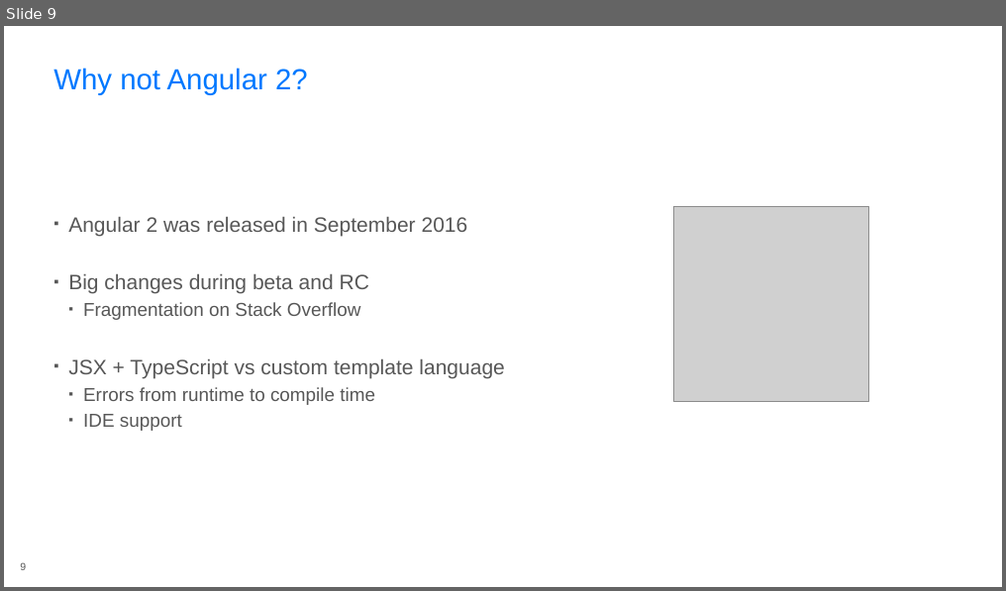
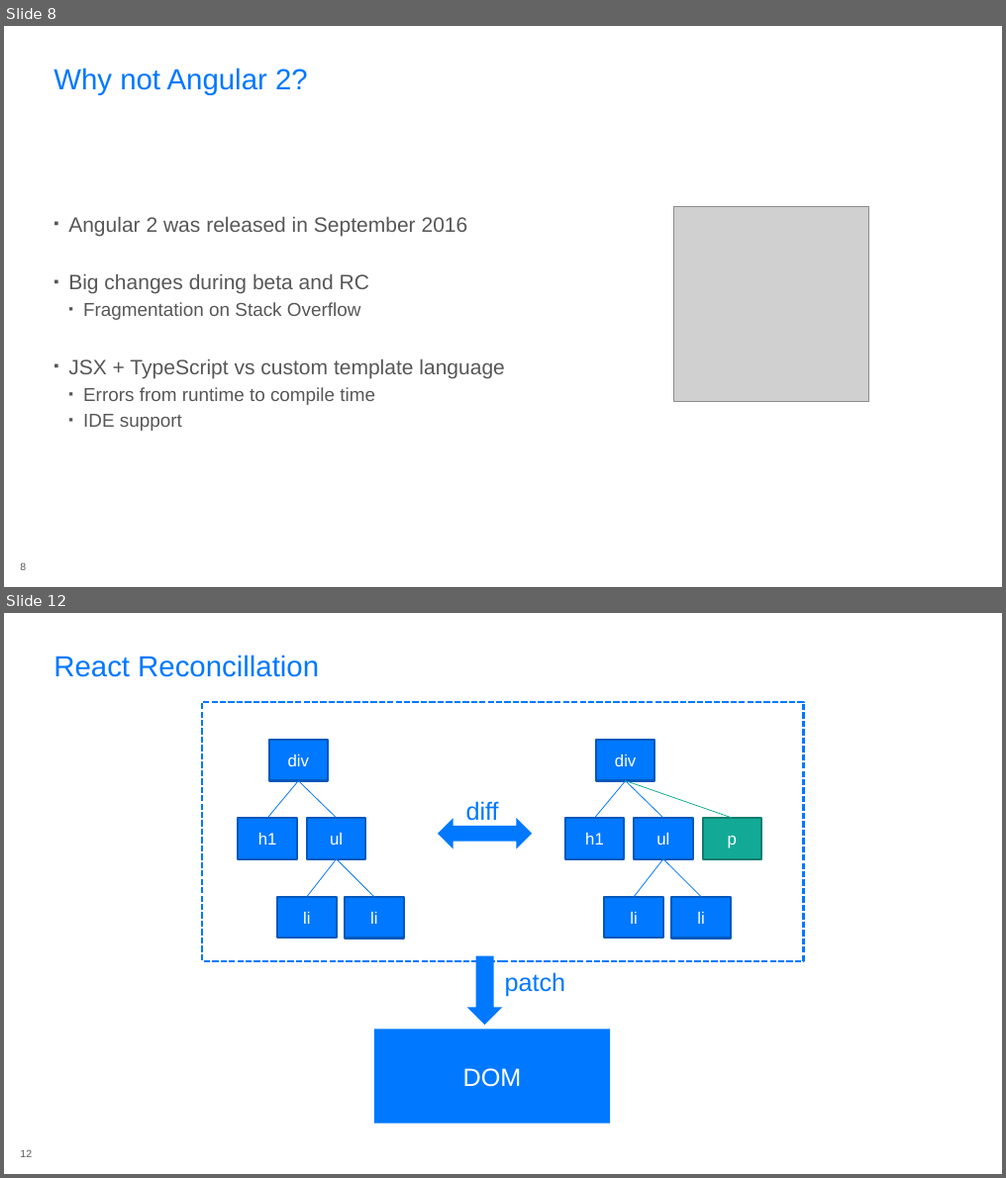
Before and after one commit to rasmuskl/react-webpack-typescript, a slide deck: _notes/Presentation.pptx. Shown one above the other, each under a label of ours: slide 9 before the commit, slides 8 and 12 after it; the slides between them are not shown. The pictures are 1006x591 and 1006x1178 pixels, drawn with LibreOffice and Linux fonts; fonts in the diff are those of the drawing; grey boxes stand for pictures; background and template pictures are left out. Boxes give left, top, right and bottom in pixels: in the first picture for what was removed or moved away, otherwise in the second. Text is boxed around its words. In the diff, an @@ line names an element or a change of style, - is before the commit and + after.

Commit message:
Added React lifecycle and reconcillation slides.

```diff
--- a/_notes/Presentation.pptx
+++ b/_notes/Presentation.pptx
@@ slide 12 added at (4, 613, 1002, 1174), background #FFFFFF @@
@@ title added at (54, 655, 319, 677), 28 pt, text #0078FF @@
+React Reconcillation
@@ rectangle added at (202, 702, 804, 961), fill #FFFFFF, outline #0078FF 2 pt dashed @@
@@ rectangle added at (269, 740, 328, 780), fill #0078FF, outline #0059BD 2 pt, 16 pt, text #FFFFFF @@
+div
@@ rectangle added at (596, 740, 655, 780), fill #0078FF, outline #0059BD 2 pt, 16 pt, text #FFFFFF @@
+div
@@ line added from (298, 780) to (267, 818), #0075F9 0.75 pt @@
@@ line added from (298, 780) to (337, 818), #0075F9 0.75 pt @@
@@ line added from (626, 780) to (595, 818), #0075F9 0.75 pt @@
@@ line added from (626, 780) to (663, 818), #0075F9 0.75 pt @@
@@ line added from (626, 780) to (733, 818), #0EAA95 0.75 pt @@
@@ rectangle added at (239, 818, 297, 860), fill #0078FF, outline #0059BD 2 pt, 16 pt, text #FFFFFF @@
+h1
@@ rectangle added at (307, 818, 366, 860), fill #0078FF, outline #0059BD 2 pt, 16 pt, text #FFFFFF @@
+ul
@@ left right arrow added at (438, 818, 532, 850), fill #0078FF @@
@@ text added at (466, 801, 499, 821), 24 pt, text #0078FF @@
+diff
@@ rectangle added at (565, 818, 625, 860), fill #0078FF, outline #0059BD 2 pt, 16 pt, text #FFFFFF @@
+h1
@@ rectangle added at (635, 818, 693, 860), fill #0078FF, outline #0059BD 2 pt, 16 pt, text #FFFFFF @@
+ul
@@ rectangle added at (703, 818, 761, 860), fill #12AA96, outline #0D7E6F 2 pt, 16 pt, text #FFFFFF @@
+p
@@ line added from (337, 860) to (307, 897), #0075F9 0.75 pt @@
@@ line added from (337, 860) to (374, 897), #0075F9 0.75 pt @@
@@ line added from (663, 860) to (635, 897), #0075F9 0.75 pt @@
@@ line added from (663, 860) to (702, 897), #0075F9 0.75 pt @@
@@ rectangle added at (277, 897, 337, 938), fill #0078FF, outline #0059BD 2 pt, 16 pt, text #FFFFFF @@
+li
@@ rectangle added at (345, 897, 404, 938), fill #0078FF, outline #0059BD 2 pt, 16 pt, text #FFFFFF @@
+li
@@ rectangle added at (604, 897, 663, 938), fill #0078FF, outline #0059BD 2 pt, 16 pt, text #FFFFFF @@
+li
@@ rectangle added at (672, 897, 731, 938), fill #0078FF, outline #0059BD 2 pt, 16 pt, text #FFFFFF @@
+li
@@ down arrow added at (467, 957, 503, 1026), fill #0078FF @@
@@ text added at (505, 972, 566, 997), 24 pt, text #0078FF @@
+patch
@@ rectangle added at (374, 1029, 611, 1124), fill #0078FF, 24 pt, text #FFFFFF @@
+DOM
@@ page number added at (20, 1150, 32, 1157), 10 pt, text #575757 @@
+12
@@ what was slide 9 is now slide 8 @@
```
Also in this commit, not shown: 3 slides changed, 4 other slides added, 1 slide removed, 3 other files.
